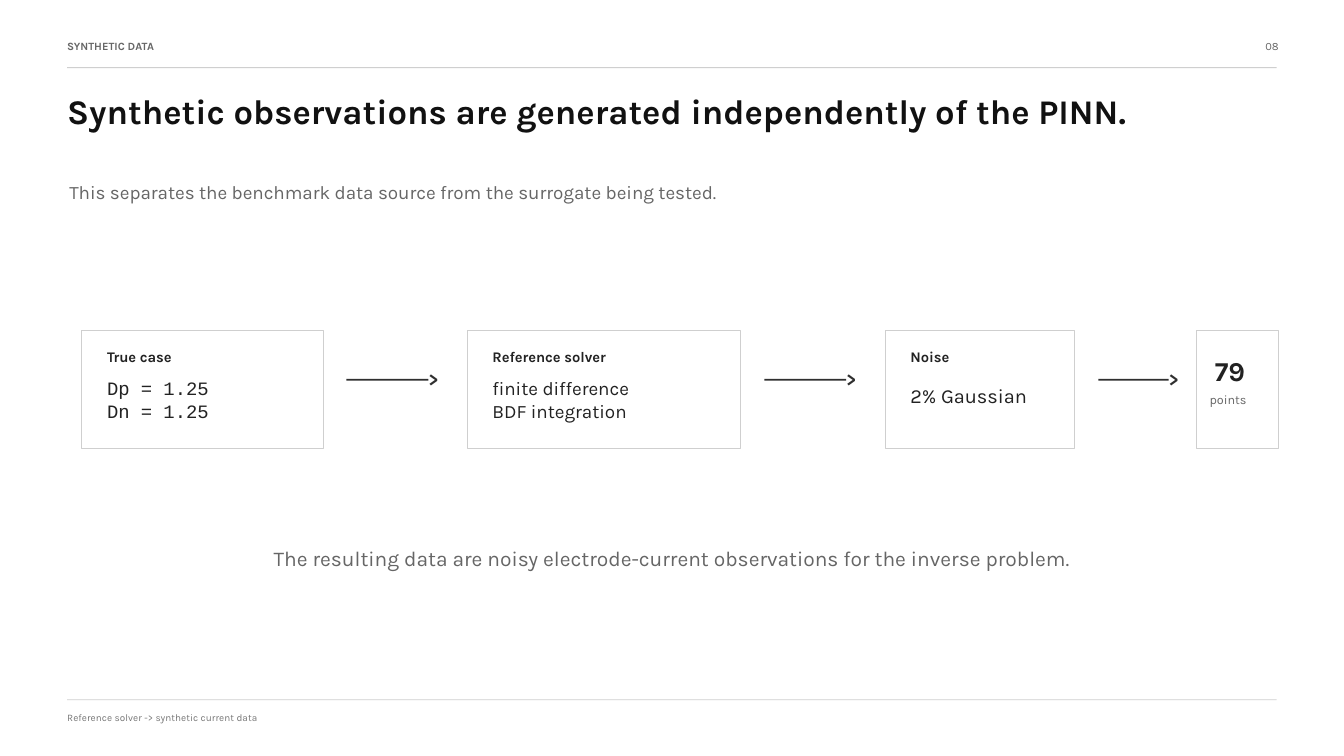
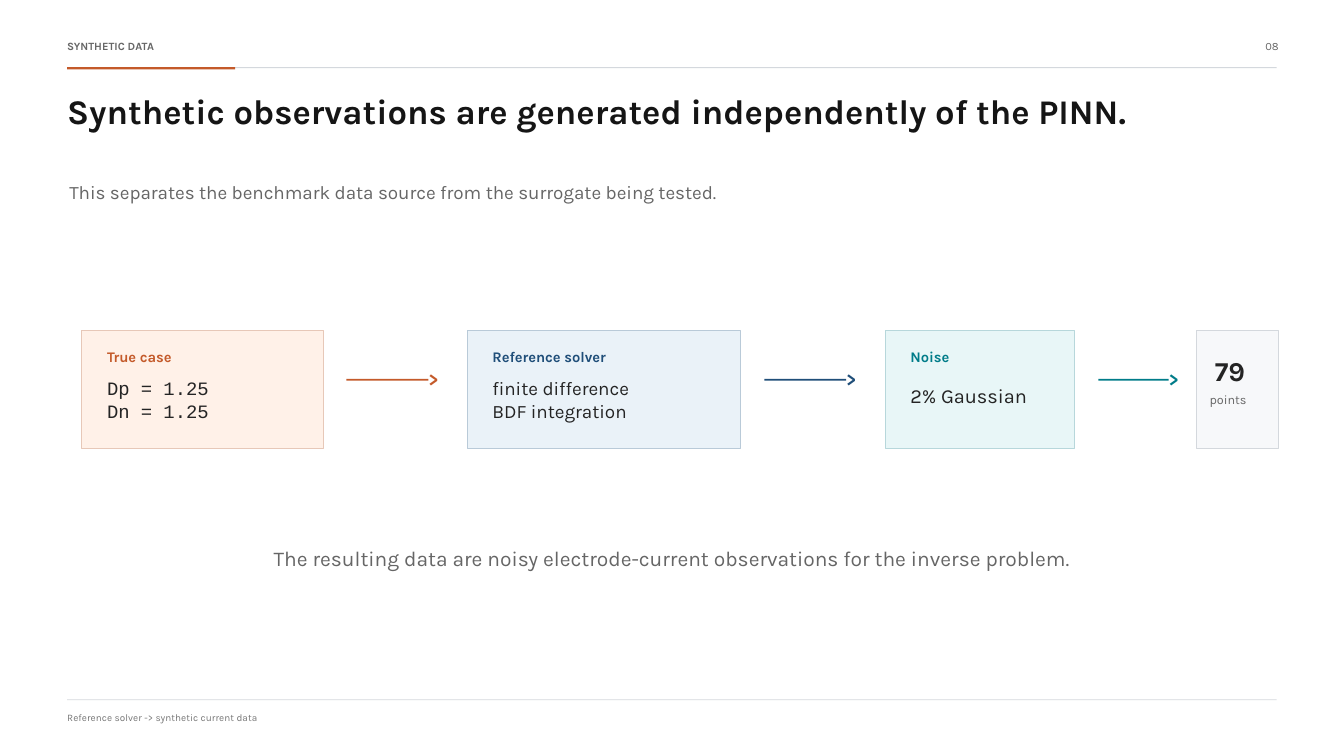
Before and after one commit to jack28257/PINN_JAX, a slide deck: slide 8 of presentation/pnp_pinn_current_inference_presentation.pptx. Drawn at 1344x756 pixels with LibreOffice and Linux fonts; fonts in the diff are those of the drawing. Boxes give left, top, right and bottom in pixels: in the first picture for what was removed or moved away, otherwise in the second. Text is boxed around its words. In the diff, an @@ line names an element or a change of style, - is before the commit and + after.

Commit message:
Refine presentation color treatment

```diff
--- a/presentation/pnp_pinn_current_inference_presentation.pptx
+++ b/presentation/pnp_pinn_current_inference_presentation.pptx
@@ rectangle at (68,68,1277,69): fill #CFCFCF to #D4D8DD @@
@@ rectangle added at (68,68,236,70), fill #C45A2A @@
@@ rectangle at (82,331,324,449): fill #FFFFFF to #FFF1E8; outline #CFCFCF 0.75 pt to #E7C8B8 0.75 pt @@
@@ text "True case" at (107,352,172,362): text colour #222222 to #C45A2A @@
@@ rectangle at (468,331,741,449): fill #FFFFFF to #EAF2F8; outline #CFCFCF 0.75 pt to #B9CAD8 0.75 pt @@
@@ text "Reference solver" at (492,352,605,362): text colour #222222 to #1F4E79 @@
@@ rectangle at (885,331,1075,449): fill #FFFFFF to #E8F6F7; outline #CFCFCF 0.75 pt to #B7D7DB 0.75 pt @@
@@ text "Noise" at (910,351,949,362): text colour #222222 to #007C89 @@
@@ rectangle at (347,379,429,381): fill #2F2F2F to #C45A2A @@
@@ text ">" at (429,368,448,393): text colour #2F2F2F to #C45A2A @@
@@ rectangle at (764,379,846,381): fill #2F2F2F to #1F4E79 @@
@@ text ">" at (847,368,866,393): text colour #2F2F2F to #1F4E79 @@
@@ text colour #222222 to #242424 in 3 elements at (107,382,208,418), (492,382,629,423), (910,389,1027,404) @@
@@ rectangle at (1099,379,1170,381): fill #2F2F2F to #007C89 @@
@@ text ">" at (1169,368,1188,393): text colour #2F2F2F to #007C89 @@
```
Also in this commit, not shown: 11 other slides changed.
